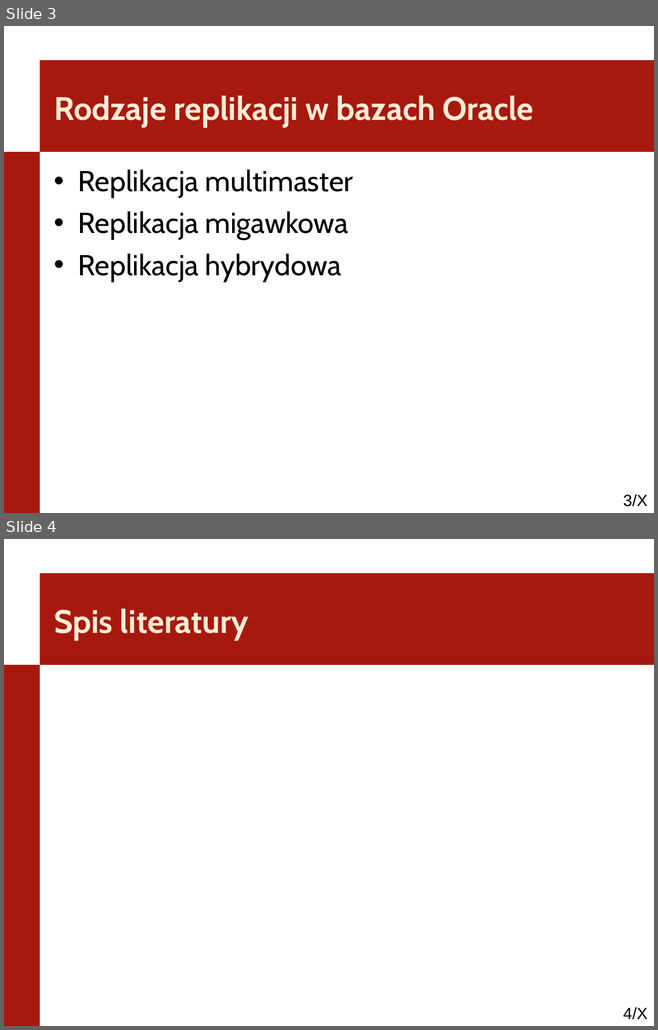
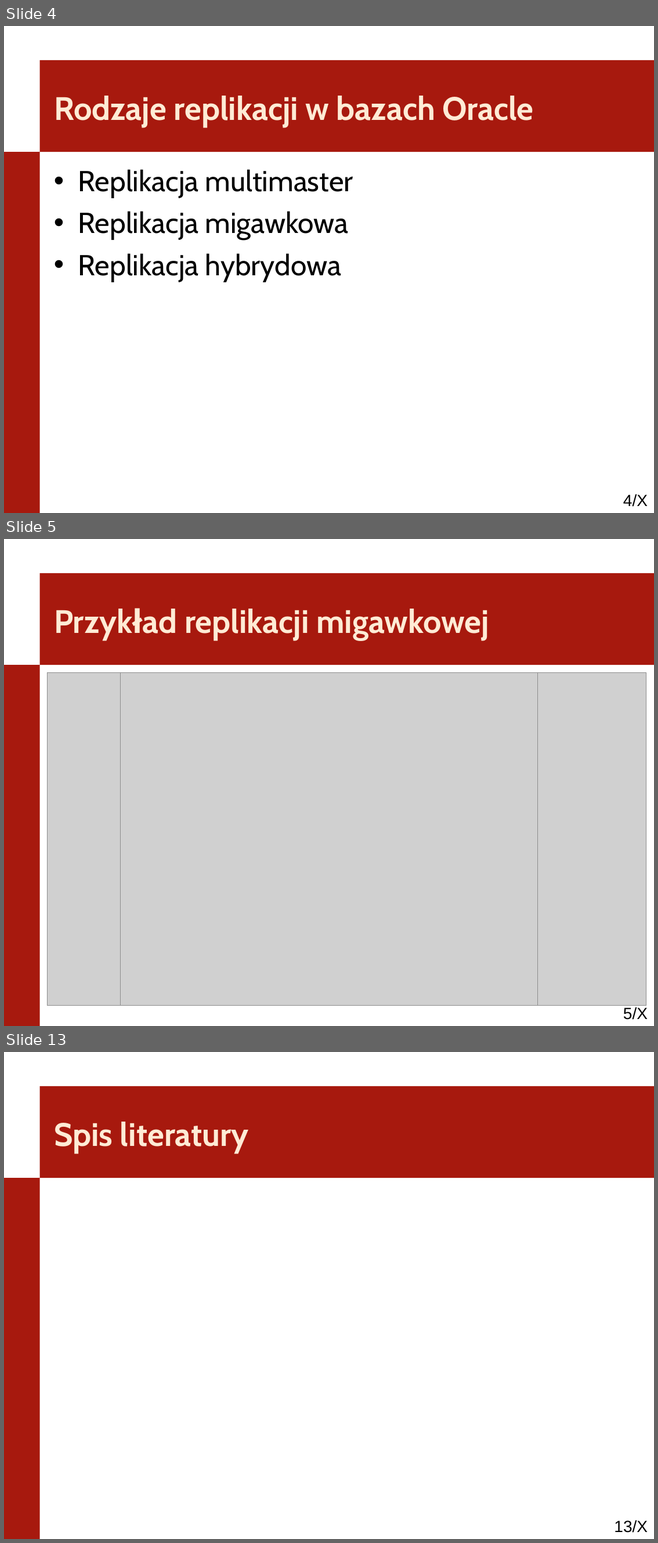
Before and after one commit to kaczanmo/projekt_bd_2013, a slide deck: prezentacja_1/prezentacja_1.ppt. Shown one above the other, each under a label of ours: slides 3 and 4 before the commit, slides 4, 5 and 13 after it; the slides between them are not shown. The pictures are 658x1030 and 658x1543 pixels, drawn with LibreOffice and Linux fonts; fonts in the diff are those of the drawing; grey boxes stand for pictures; background and template pictures are left out. Boxes give left, top, right and bottom in pixels: in the first picture for what was removed or moved away, otherwise in the second. Text is boxed around its words. In the diff, an @@ line names an element or a change of style, - is before the commit and + after.

```diff
--- a/prezentacja_1/prezentacja_1.ppt
+++ b/prezentacja_1/prezentacja_1.ppt
@@ slide 5 added at <box>4,539,654,1026</box>, background #FFFFFF; not listed: 3 template elements that a slide beside it also shows @@
@@ title added at <box>184,609,488,641</box>, 36 pt, text #FFEBD5, bold @@
+Przykład replikacji migawkowej
@@ picture added at <box>48,673,646,1006</box> @@
@@ picture added at <box>120,673,538,1006</box> @@
@@ what was slide 3 is now slide 4 @@
@@ page number at <box>623,494,647,507</box>: text changed @@
-3/X
+4/X
@@ what was slide 4 is now slide 13 @@
@@ page number at <box>614,1520,647,1533</box>: text changed @@
-4/X
+13/X
```
Also in this commit, not shown: 3 slides changed, 9 other slides added.
